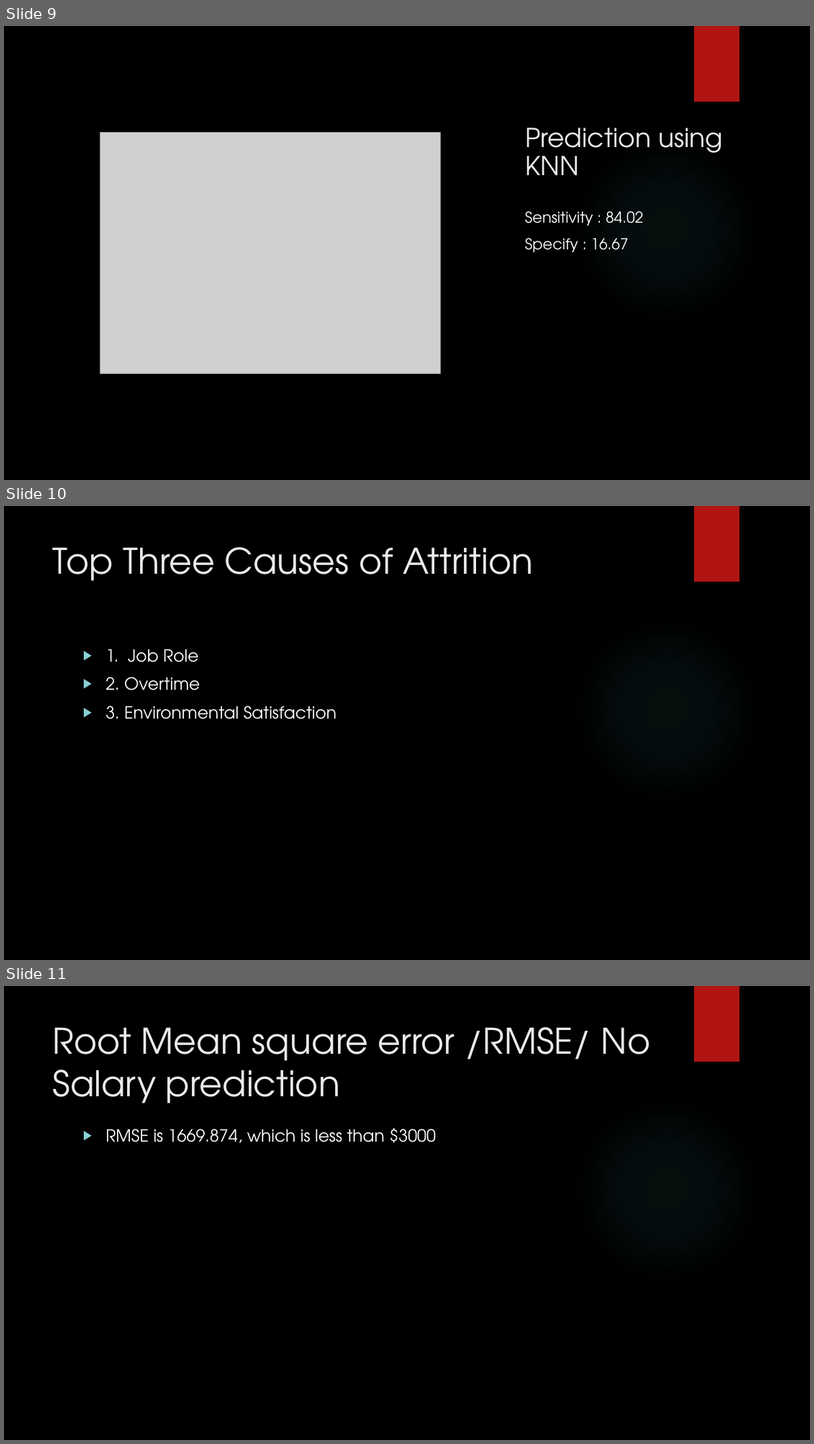
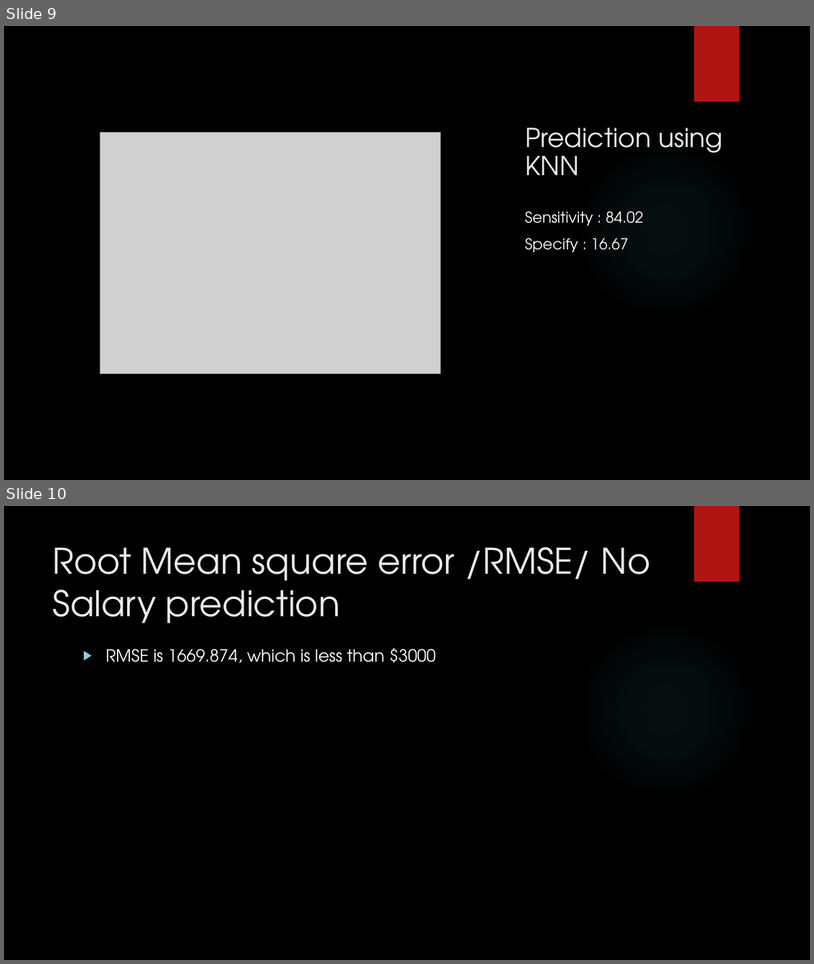
Before and after one commit to samansmu/CaseStudy2DDS, a slide deck: Sadik_CaseStudy2_FinalPresenation.pptx. Shown one above the other, each under a label of ours: slides 9, 10 and 11 before the commit, slides 9 and 10 after it. The pictures are 814x1444 and 814x964 pixels, drawn with LibreOffice and Linux fonts; fonts in the diff are those of the drawing; grey boxes stand for pictures; background and template pictures are left out. Boxes give left, top, right and bottom in pixels: in the first picture for what was removed or moved away, otherwise in the second. Text is boxed around its words. In the diff, an @@ line names an element or a change of style, - is before the commit and + after.

```diff
--- a/Sadik_CaseStudy2_FinalPresenation.pptx
+++ b/Sadik_CaseStudy2_FinalPresenation.pptx
@@ slide 10 removed at <box>4,506,810,960</box>, background picture (left out); not listed: 2 template elements that a slide beside it also shows @@
@@ title removed at <box>53,547,533,581</box> @@
-Top Three Causes of Attrition
@@ text removed at <box>106,649,337,719</box> @@
-▶ 1. Job Role
-▶ 2. Overtime
-▶ 3. Environmental Satisfaction
@@ what was slide 11 is now slide 10 @@
```
Also in this commit, not shown: 1 other file.
